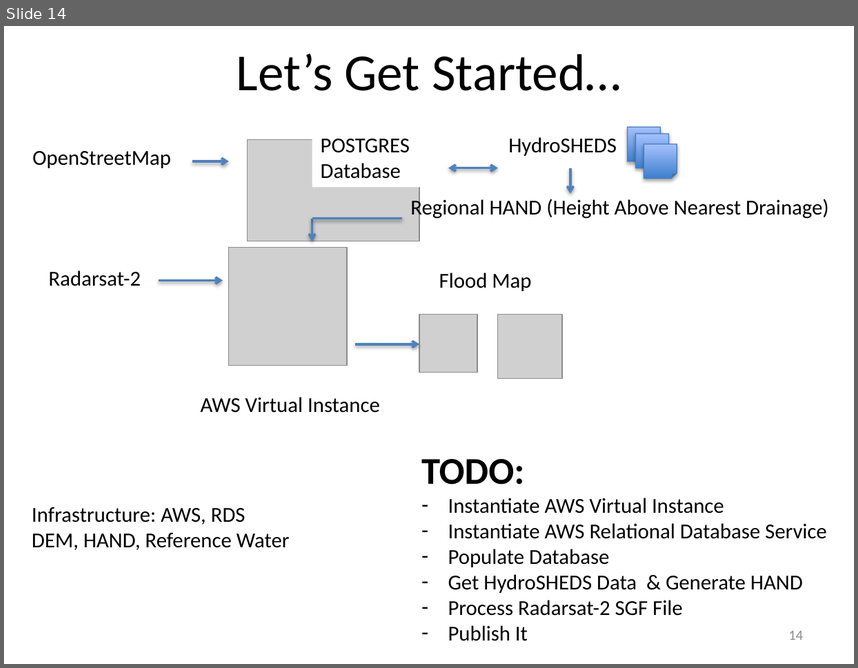
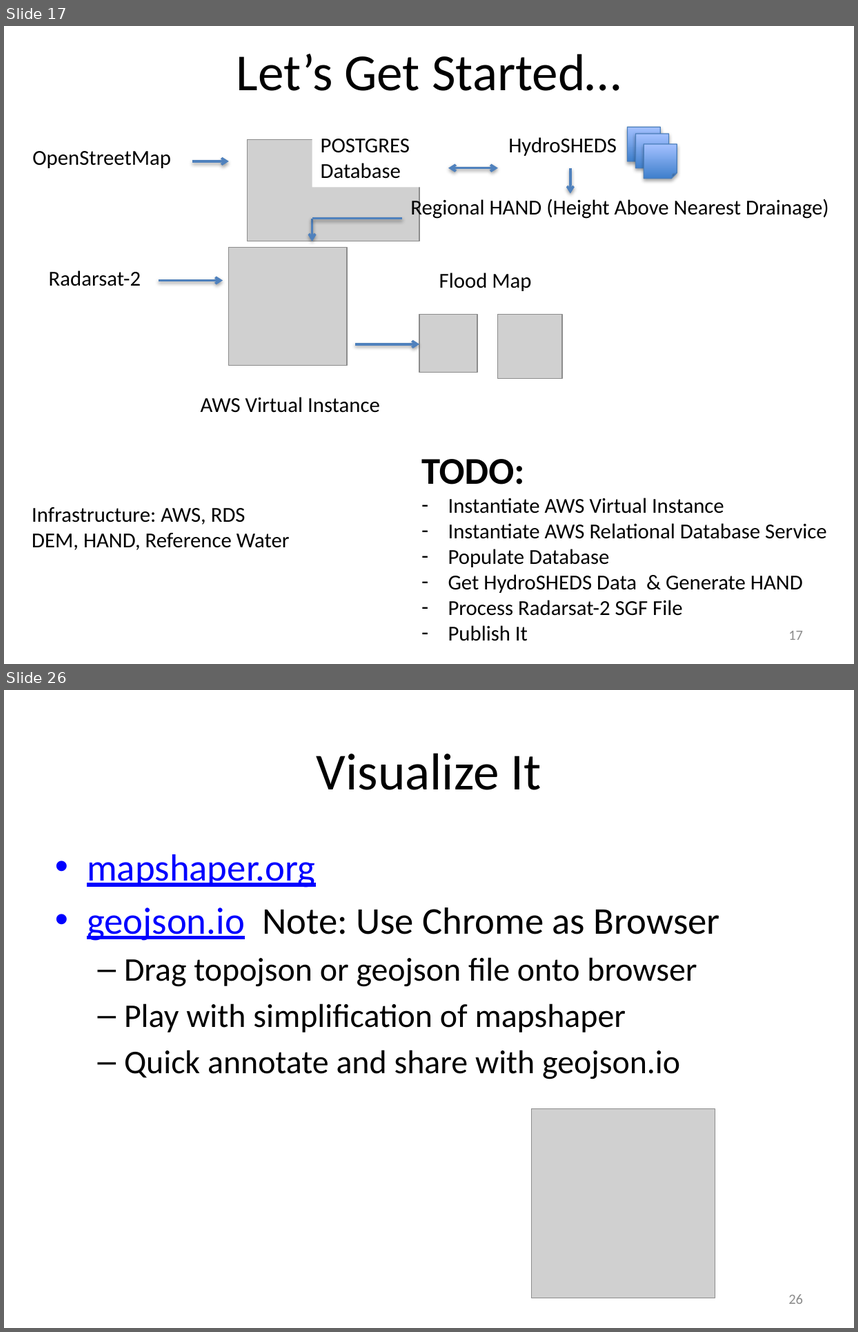
Before and after one commit to vightel/FloodMapsWorkshop, a slide deck: FloodMappingWorkshop.pptx. Shown one above the other, each under a label of ours: slide 14 before the commit, slides 17 and 26 after it; the slides between them are not shown. The pictures are 858x668 and 858x1332 pixels, drawn with LibreOffice and Linux fonts; fonts in the diff are those of the drawing; grey boxes stand for pictures. Boxes give left, top, right and bottom in pixels: in the first picture for what was removed or moved away, otherwise in the second. Text is boxed around its words. In the diff, an @@ line names an element or a change of style, - is before the commit and + after.

```diff
--- a/FloodMappingWorkshop.pptx
+++ b/FloodMappingWorkshop.pptx
@@ slide 26 added at (4,690,854,1328), background #FFFFFF @@
@@ title added at (317,753,542,790), 44 pt, text #000000 @@
+Visualize It
@@ text added at (87,854,720,1079), 28 pt, text #000000 @@
+• mapshaper.org
+• geojson.io Note: Use Chrome as Browser
+  – Drag topojson or geojson file onto browser
+  – Play with simplification of mapshaper
+  – Quick annotate and share with geojson.io
@@ picture added at (531,1108,715,1297) @@
@@ page number added at (789,1294,803,1303), 12 pt, text #8C8C8C @@
+26
@@ what was slide 14 is now slide 17 @@
@@ page number at (789,630,803,639): text changed @@
-14
+17
```
Also in this commit, not shown: 1 slide changed, 18 other slides added, 10 other files.
